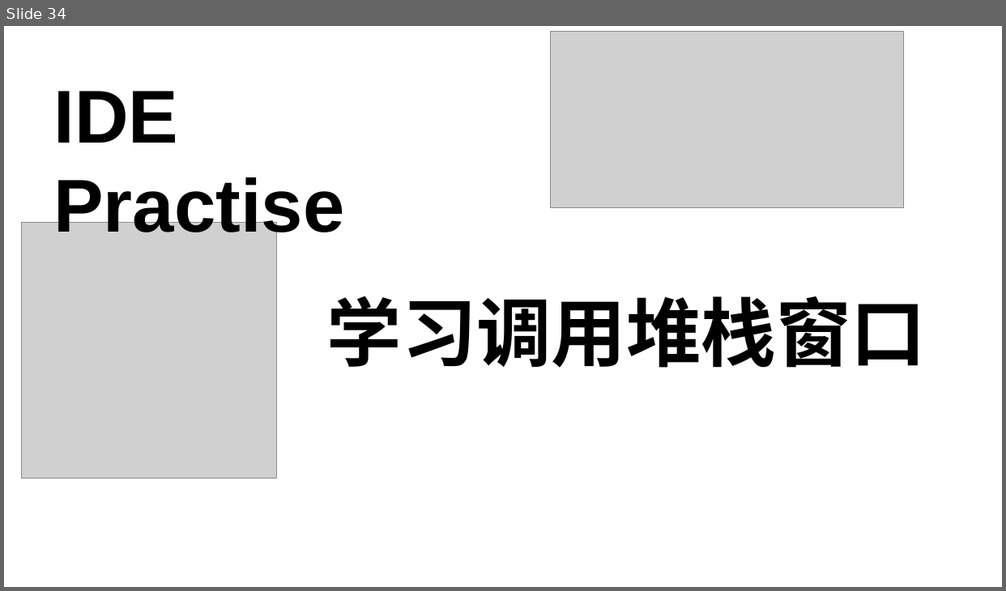
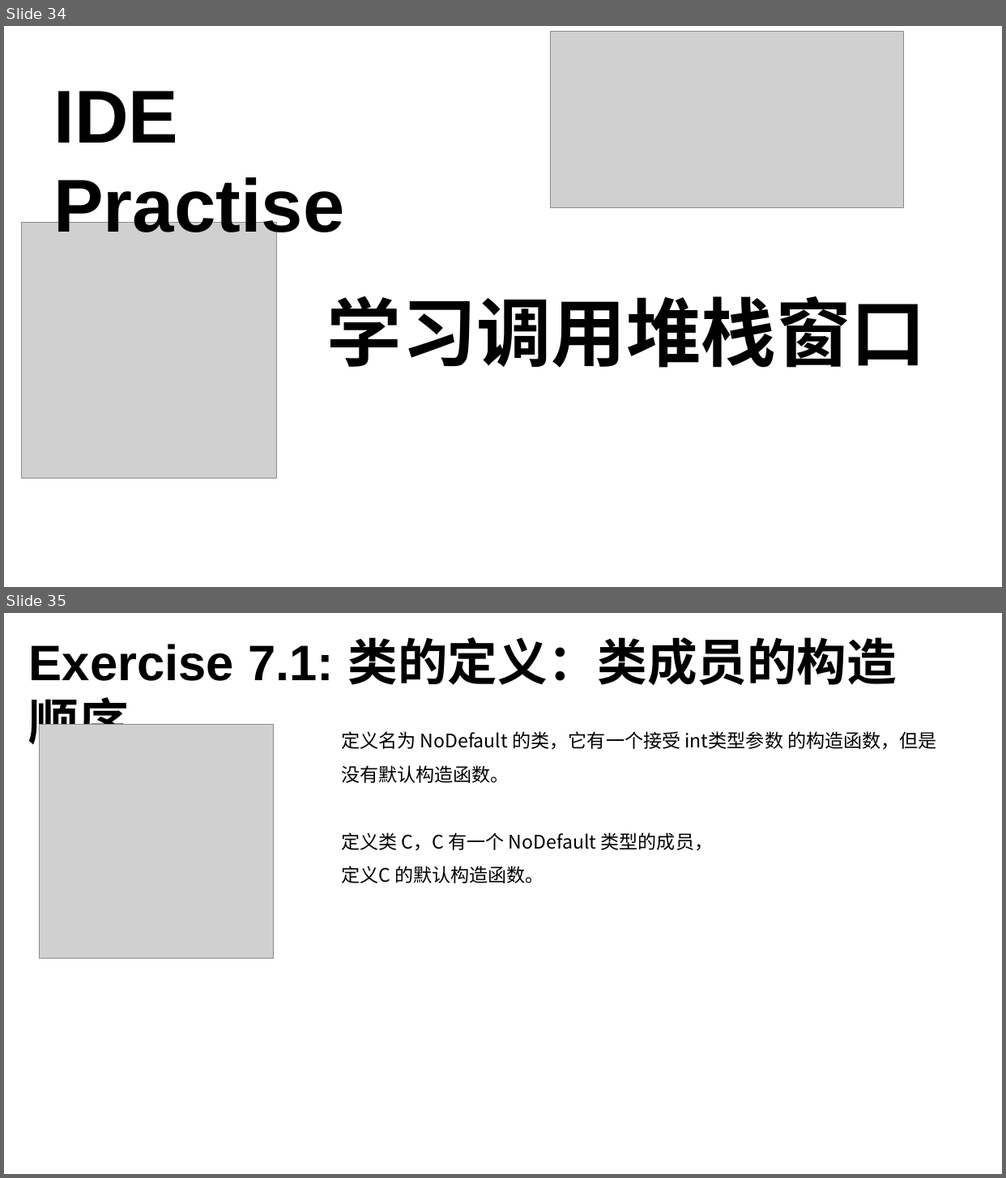
Before and after one commit to 3417725275/CPP_Study, a slide deck: C++课件.pptx. Shown one above the other, each under a label of ours: slide 34 before the commit, slides 34 and 35 after it. The pictures are 1006x591 and 1006x1178 pixels, drawn with LibreOffice and Linux fonts; fonts in the diff are those of the drawing; grey boxes stand for pictures. Boxes give left, top, right and bottom in pixels: in the first picture for what was removed or moved away, otherwise in the second. Text is boxed around its words. In the diff, an @@ line names an element or a change of style, - is before the commit and + after.

```diff
--- a/C++课件.pptx
+++ b/C++课件.pptx
@@ slide 35 added at <box>4,613,1002,1174</box>, background #FFFFFF @@
@@ text added at <box>29,637,897,753</box>, 48 pt, text #000000, bold @@
+Exercise 7.1: 类的定义：类成员的构造顺序
@@ picture added at <box>39,725,274,959</box> @@
@@ text added at <box>341,731,937,884</box>, 18 pt, text #000000 @@
+定义名为 NoDefault 的类，它有一个接受 int类型参数 的构造函数，但是没有默认构造函数。
+定义类 C，C 有一个 NoDefault 类型的成员，
+定义C 的默认构造函数。
```
Also in this commit, not shown: 1 slide changed, 1 other slide added, 12 other files.
